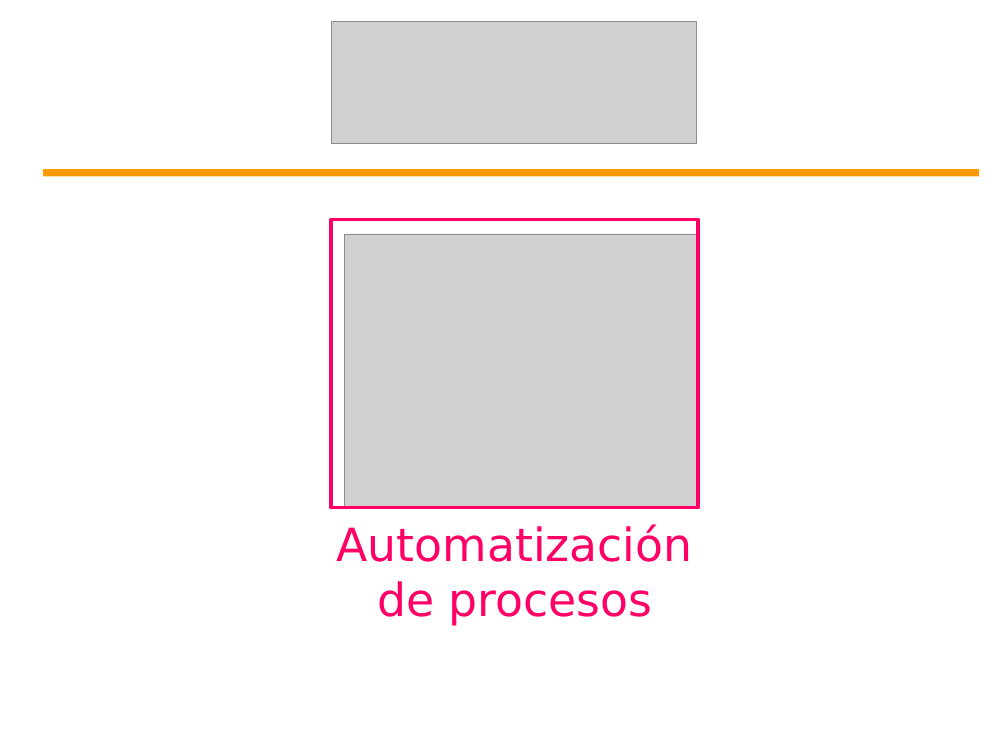
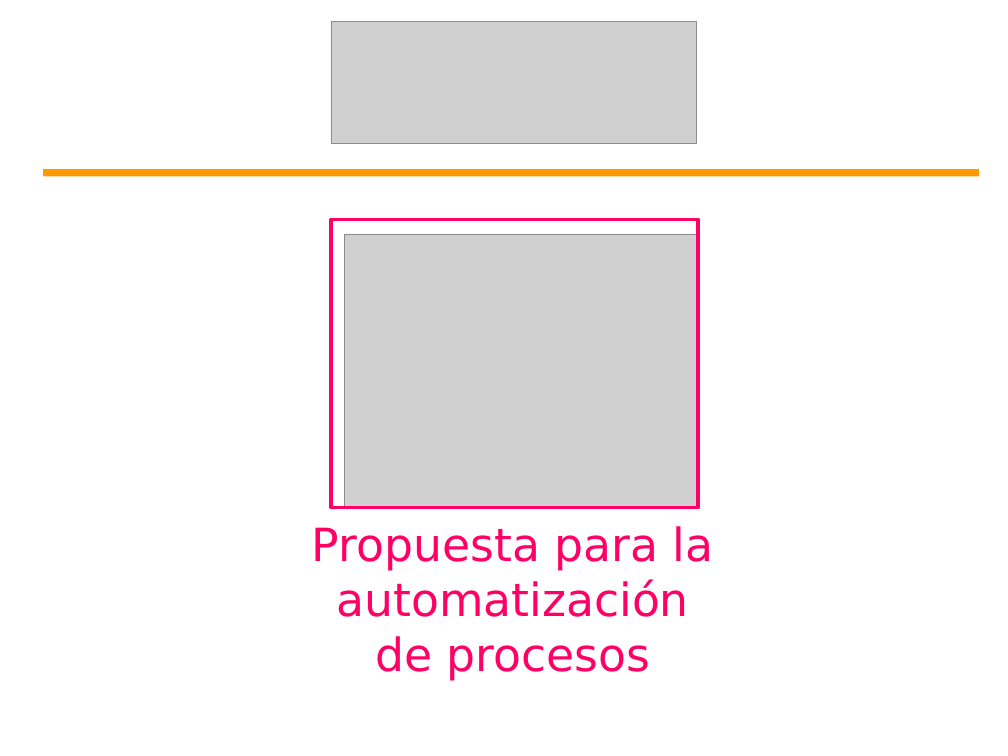
Before and after one commit to robertobarraza/Yaris, a slide deck: slide 1 of 0_ADM/Yaris_DCTO_PresentaciónModeloConceptual.odp. Drawn at 1008x756 pixels with LibreOffice and Linux fonts; fonts in the diff are those of the drawing; grey boxes stand for pictures. Boxes give left, top, right and bottom in pixels: in the first picture for what was removed or moved away, otherwise in the second. Text is boxed around its words. In the diff, an @@ line names an element or a change of style, - is before the commit and + after.

```diff
--- a/0_ADM/Yaris_DCTO_PresentaciónModeloConceptual.odp
+++ b/0_ADM/Yaris_DCTO_PresentaciónModeloConceptual.odp
@@ text at (x1=312, y1=526, x2=714, y2=681): text changed @@
-Automatización de procesos
+Propuesta para la automatización de procesos
```
Also in this commit, not shown: 2 other slides changed, 4 slides added.
